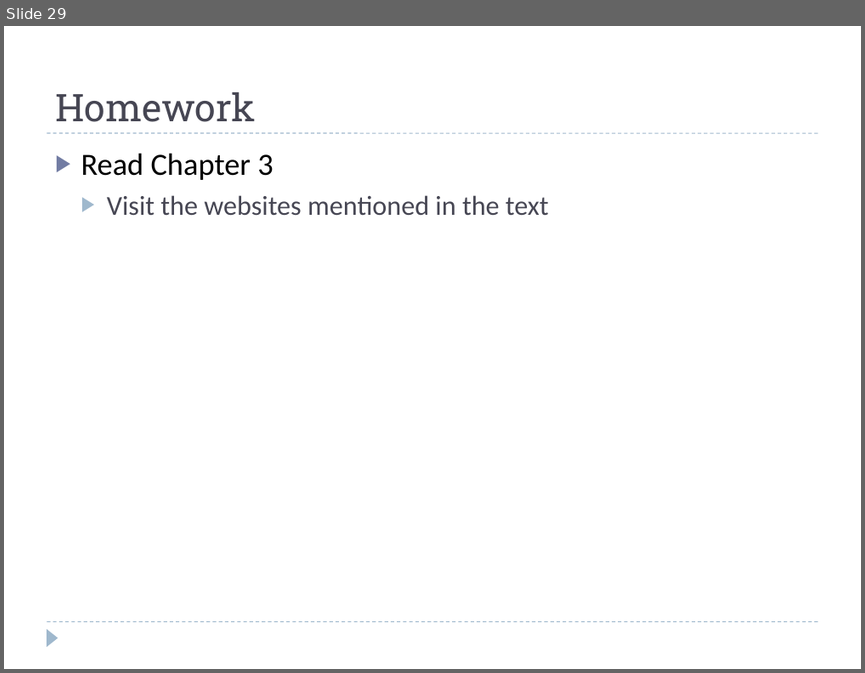
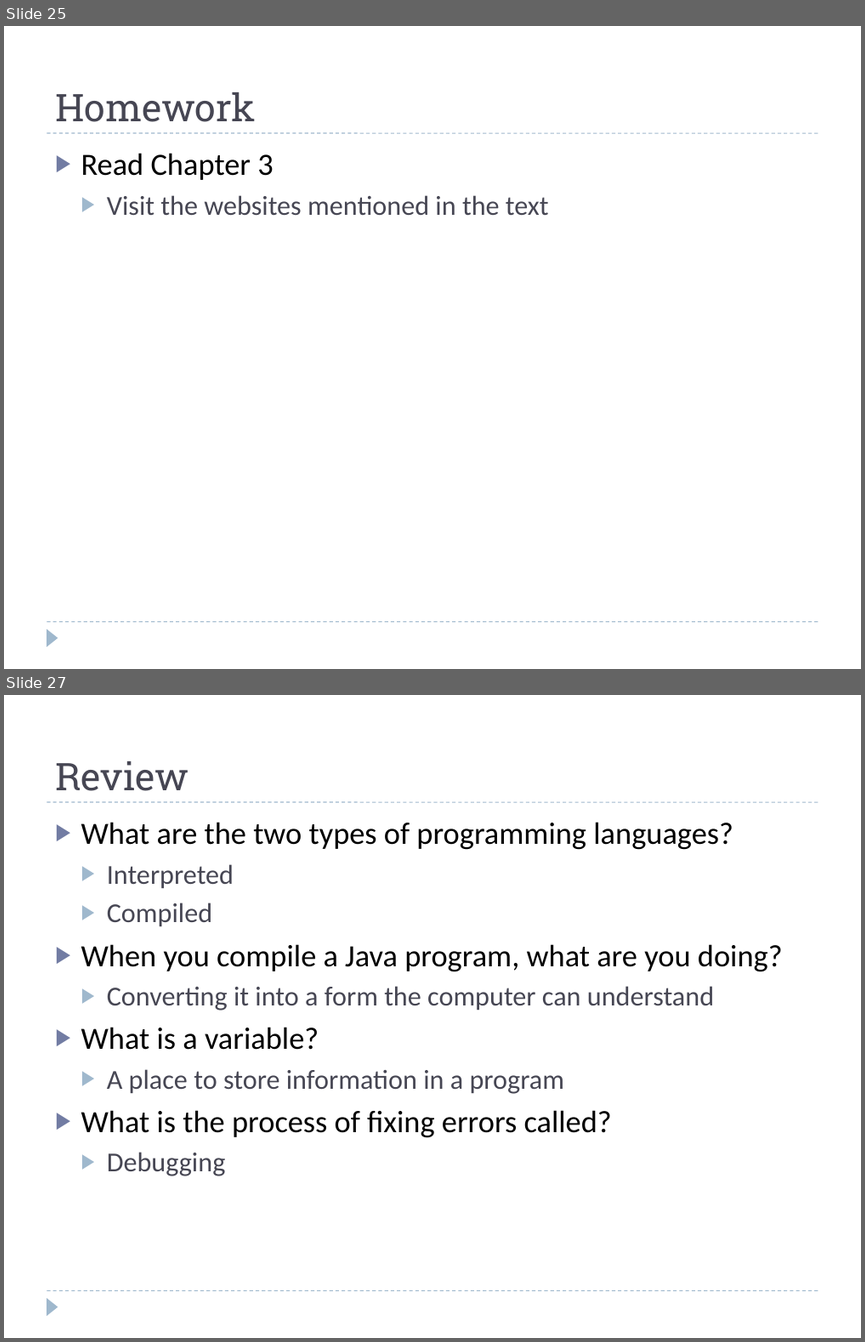
Before and after one commit to fujiboy/JavaClass_2013_Summer, a slide deck: Introduction to Java Programming.pptx. Shown one above the other, each under a label of ours: slide 29 before the commit, slides 25 and 27 after it; the slides between them are not shown. The pictures are 865x673 and 865x1342 pixels, drawn with LibreOffice and Linux fonts; fonts in the diff are those of the drawing; background and template pictures are left out. Boxes give left, top, right and bottom in pixels: in the first picture for what was removed or moved away, otherwise in the second. Text is boxed around its words. In the diff, an @@ line names an element or a change of style, - is before the commit and + after.

```diff
--- a/Introduction to Java Programming.pptx
+++ b/Introduction to Java Programming.pptx
@@ slide 27 added at [4, 695, 861, 1338], background #FFFFFF; not listed: 3 template elements that a slide beside it also shows @@
@@ title added at [55, 761, 188, 791], 32 pt, text #464653 @@
+Review
@@ text added at [81, 822, 783, 1176], 26 pt, text #000000 @@
+▶ What are the two types of programming languages?
+  ▶ Interpreted
+  ▶ Compiled
+▶ When you compile a Java program, what are you doing?
+  ▶ Converting it into a form the computer can understand
+▶ What is a variable?
+  ▶ A place to store information in a program
+▶ What is the process of fixing errors called?
+  ▶ Debugging
@@ what was slide 29 is now slide 25 @@
```
Also in this commit, not shown: 1 slide changed, 14 other slides added, 3 slides removed, 3 other files.
